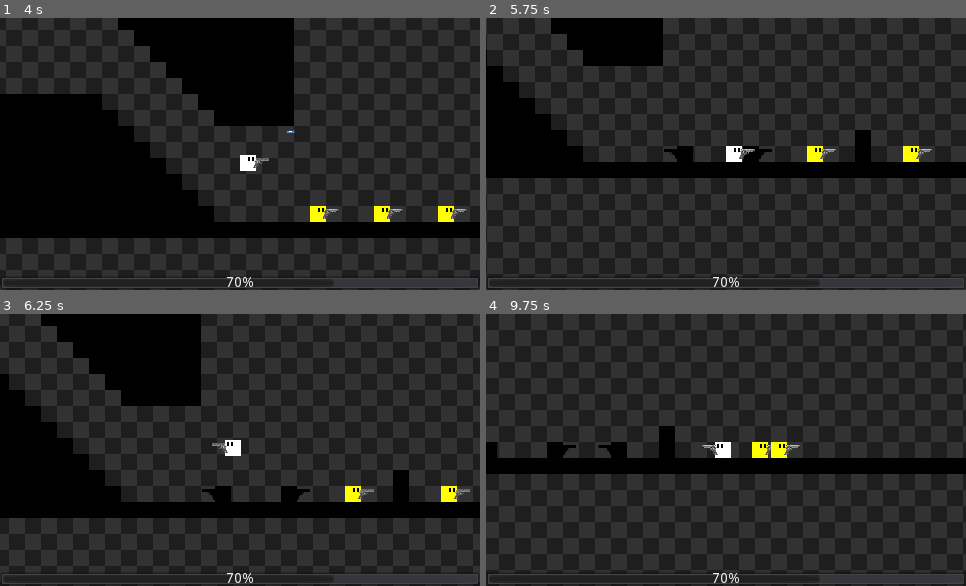
Above: before the commit, frames 1-4 (two rows, left to right).
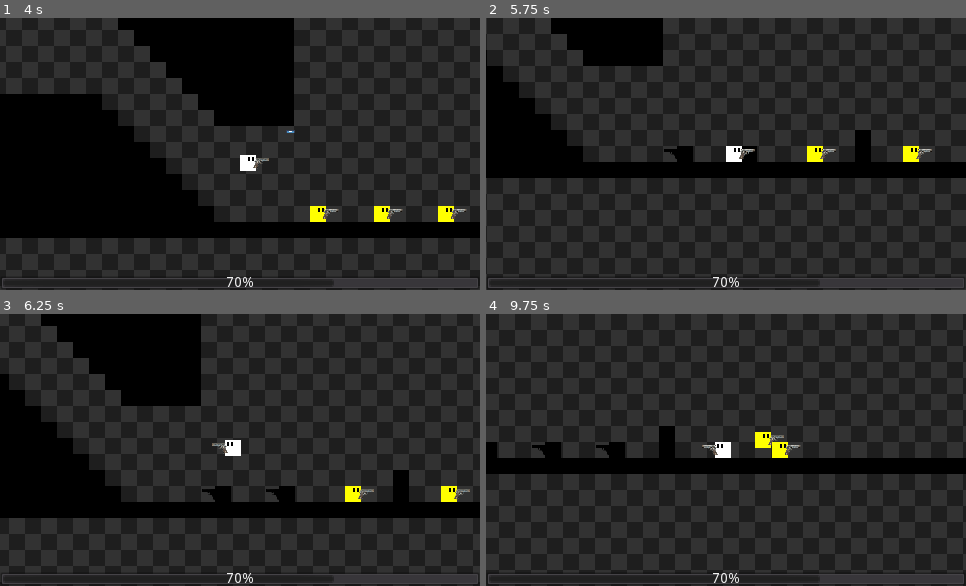
Above: after the commit, the same moments.

Repository: POtOSoftware/Project-Poop-Shit
Game: Godot game, scene res://Levels/dev.tscn
Two runs of this game, one before a commit and one after it. Both use one fixed random seed, a clock stepped at 60 frames per second and the inputs below. The engine's default icon, where the game draws it, is replaced by a stand-in: a white triangle on a blue panel in a dark square.
Inputs:
- Up to frame 1 (4 s): tap Enter at 0.5 s; hold Ctrl (fire) 0.53-1.28 s; hold Right (move_right) 0.53-2.03 s; tap Up (jump) at 0.77, 1.52, 3.02, 3.77 s; tap Ctrl (fire) at 1.35, 2.85 s; hold Left (move_left) 2.03-2.78 s; hold Ctrl (fire) 2.03-2.78 s; hold Right (move_right) from 2.78 s (still down); hold Ctrl (fire) from 3.53 s (still down)
- Up to frame 2 (5.75 s): release Right (move_right) at 4.28 s; release Ctrl (fire) at 4.28 s; hold Left (move_left) 4.28-5.03 s; tap Ctrl (fire) at 4.35 s; tap Up (jump) at 4.52 s; hold Right (move_right) from 5.03 s (still down); hold Ctrl (fire) from 5.03 s (still down)
- Up to frame 3 (6.25 s): release Right (move_right) at 5.78 s; release Ctrl (fire) at 5.78 s; hold Left (move_left) from 5.78 s (still down); tap Ctrl (fire) at 5.85 s; tap Up (jump) at 6.02 s
- Up to frame 4 (9.75 s): hold Ctrl (fire) 6.53-7.28 s; tap Up (jump) at 6.77, 7.52, 9.02 s; release Left (move_left) at 7.28 s; hold Right (move_right) 7.28-9.53 s; tap Ctrl (fire) at 7.35, 8.85 s; hold Ctrl (fire) 8.03-8.78 s; hold Left (move_left) from 9.53 s (still down); hold Ctrl (fire) from 9.53 s (still down)

Frame 1 is identical in both runs. In frame 2, less than 0.1% of the frame differs, in the area x 53-60%, y 47-53%; in frame 3, 0.2%; in frame 4, 0.6%, in the area x 9-66%, y 43-53%.

Commit message:
enemies are more aware

Diff:
--- a/Enemies/YellowGuy.tscn
+++ b/Enemies/YellowGuy.tscn
@@ -8,7 +8,7 @@
 extents = Vector2( 8, 8 )
 
 [sub_resource type="CircleShape2D" id=2]
-radius = 96.0
+radius = 112.0
 
 [node name="YellowGuy" type="KinematicBody2D" groups=["enemy"]]
 collision_layer = 2
